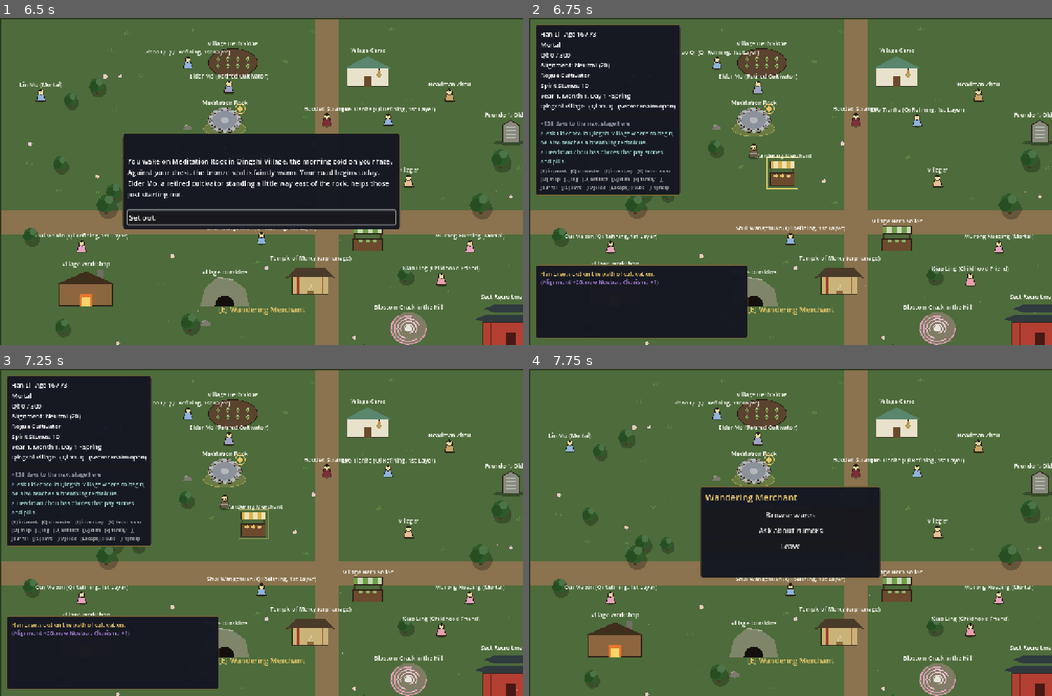
Above: before the commit, frames 1-4 (two rows, left to right).
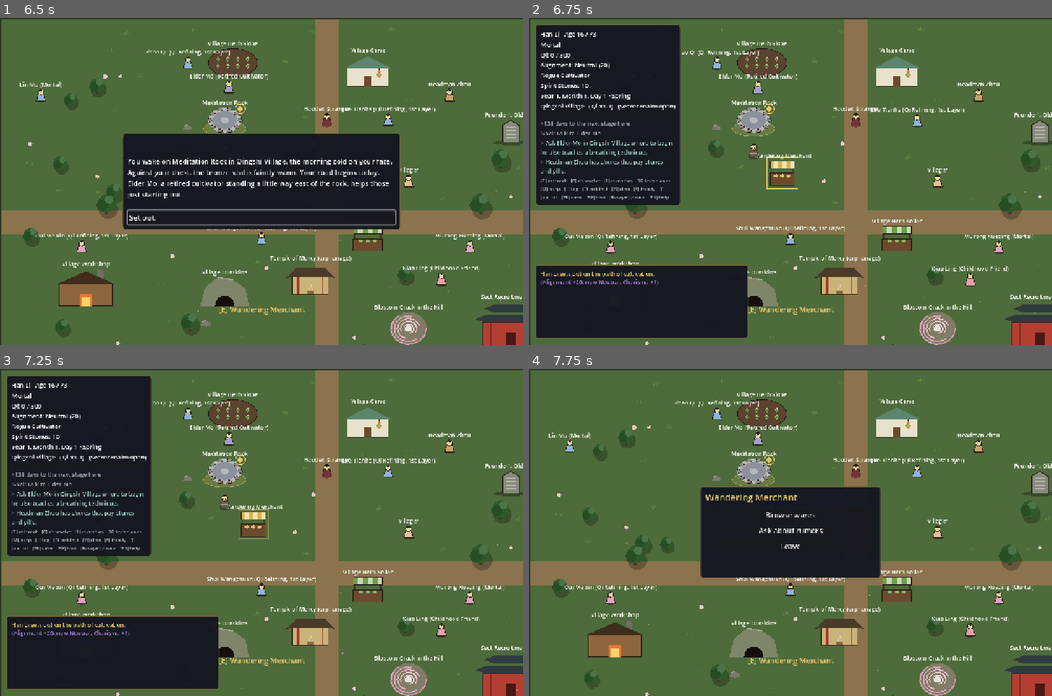
Above: after the commit, the same moments.

Repository: samridghimire/cultivation-game
Game: Godot game, scene res://src/ui/main_menu.tscn
The game is run twice, just before and just after one commit, with the same random seed, the same clock (stepped at 60 frames per second) and the same inputs.
Inputs (mouse positions are in pixels of both pictures, inside the frame that each line leads up to):
- Up to frame 1 (6.5 s): click "New Game" at 0.5 s; click "Begin" at 1.25 s; click "Reach for it." at 2 s; click "Protect those who cannot prot…" at 2.75 s; click "What are you?" at 3.5 s; click "Why me?" at 4.25 s; click "What are you?" at 5 s; click "..." at 5.75 s
- Up to frame 2 (6.75 s): click "Set out." at 6.5 s
- Up to frame 3 (7.25 s): no input
- Up to frame 4 (7.75 s): tap Enter at 7.25 s; move the mouse to (905, 516) at 7.27 s; hold D (move_right) from 7.28 s (still down); hold E (interact) from 7.28 s (still down); click (905, 516) at 7.42 s

Frame 1 is identical in both runs. In frame 2, 2.1% of the frame differs, in the area x 1-29%, y 34-58%; in frame 3, 2.1%; in frame 4, nothing differs.

Commit message:
[WU-044] The current goal on the HUD
Co-Authored-By: Claude Sonnet 5.5 <noreply@anthropic.com>
Claude-Session: https://claude.ai/code/session_01GHWnFC8W9jYgAgfXyEuQBv

Diff:
--- a/src/ui/hud.gd
+++ b/src/ui/hud.gd
@@ -15,6 +15,7 @@
 var _next_layer: Label
 var _injuries: Label
 var _hint: Label
+var _goal: Label
 var _log: RichTextLabel
 var _status_panel: Control
 var _log_panel: Control
@@ -295,6 +296,10 @@
 	_injuries = UIStyle.label("", 14, UIStyle.CATEGORY_COLORS["danger"])
 	_injuries.autowrap_mode = TextServer.AUTOWRAP_WORD_SMART
 	box.add_child(_injuries)
+	_goal = UIStyle.label("", 14, Color(0.62, 0.64, 0.7))
+	_goal.text_overrun_behavior = TextServer.OVERRUN_TRIM_ELLIPSIS
+	_goal.custom_minimum_size = Vector2(316, 0)
+	box.add_child(_goal)
 	_hint = UIStyle.label("", 14, Color("9fd3c7"))
 	_hint.autowrap_mode = TextServer.AUTOWRAP_WORD_SMART
 	_hint.custom_minimum_size = Vector2(316, 0)
@@ -411,8 +416,23 @@
 	var hints: PackedStringArray = []
 	if hint_count > 0:
 		hints = Guidance.hints(p, data, GameState.hint_density(), hint_count, GameState.npcs, GameState.world_flags, GameState.current_region, GameClock.total_days)
+	var goal := goal_text(p, data, GameState.world_flags, GameState.clan, density) if hint_count > 0 else ""
+	_goal.text = goal
+	_goal.tooltip_text = goal
+	_goal.visible = goal != ""
 	_hint.visible = not hints.is_empty()
 	_hint.text = "\n".join(Array(hints).map(func(h: String) -> String: return "> " + h))
+
+
+## "Goal: ..." line: the first unfinished first goal, then the realm goal ("" = none).
+static func goal_text(c: CharacterData, data: GameData, flags: Dictionary, clan: ClanData, density: float) -> String:
+	if Guidance.first_goals_done(c, data, flags) or c.realm_index >= 2:
+		var lines := Guidance.goals(c, data, flags, clan, density)
+		return "Goal: " + lines[0] if not lines.is_empty() else ""
+	for goal in Guidance.first_goals(c, data, flags):
+		if not goal["done"]:
+			return "Goal: " + str(goal["text"])
+	return ""
 
 
 ## "~N days to the next layer here" ("" at a bottleneck, with no qi rate, or beyond ten years).
--- a/tests/unit/test_hud_cues.gd
+++ b/tests/unit/test_hud_cues.gd
@@ -108,3 +108,14 @@
 	assert_eq(HUD.next_layer_text(5, c, gs.data), "", "hidden at the bottleneck")
 	hud.queue_free()
 	gs.end_session()
+
+
+## WU-044: the goal line on the HUD.
+func test_goal_text() -> void:
+	var d := data()
+	var c := new_character()
+	var first: Array[Dictionary] = Guidance.first_goals(c, d, {})
+	assert_eq(HUD.goal_text(c, d, {}, null, 1.0), "Goal: " + str(first[0]["text"]))
+	c.realm_index = 2
+	var lines := Guidance.goals(c, d, {}, null, 1.0)
+	assert_eq(HUD.goal_text(c, d, {}, null, 1.0), "Goal: " + lines[0])
